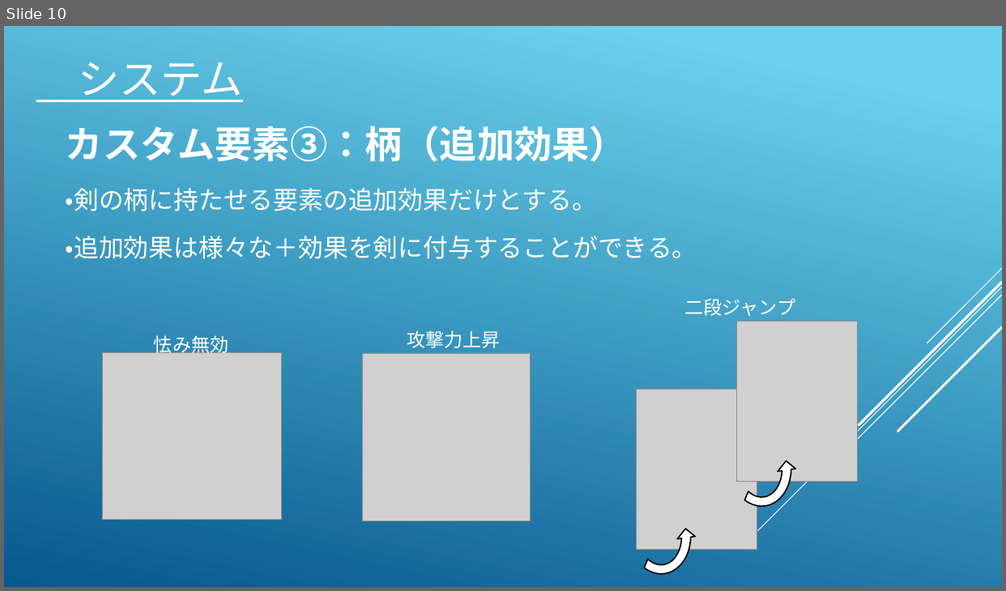
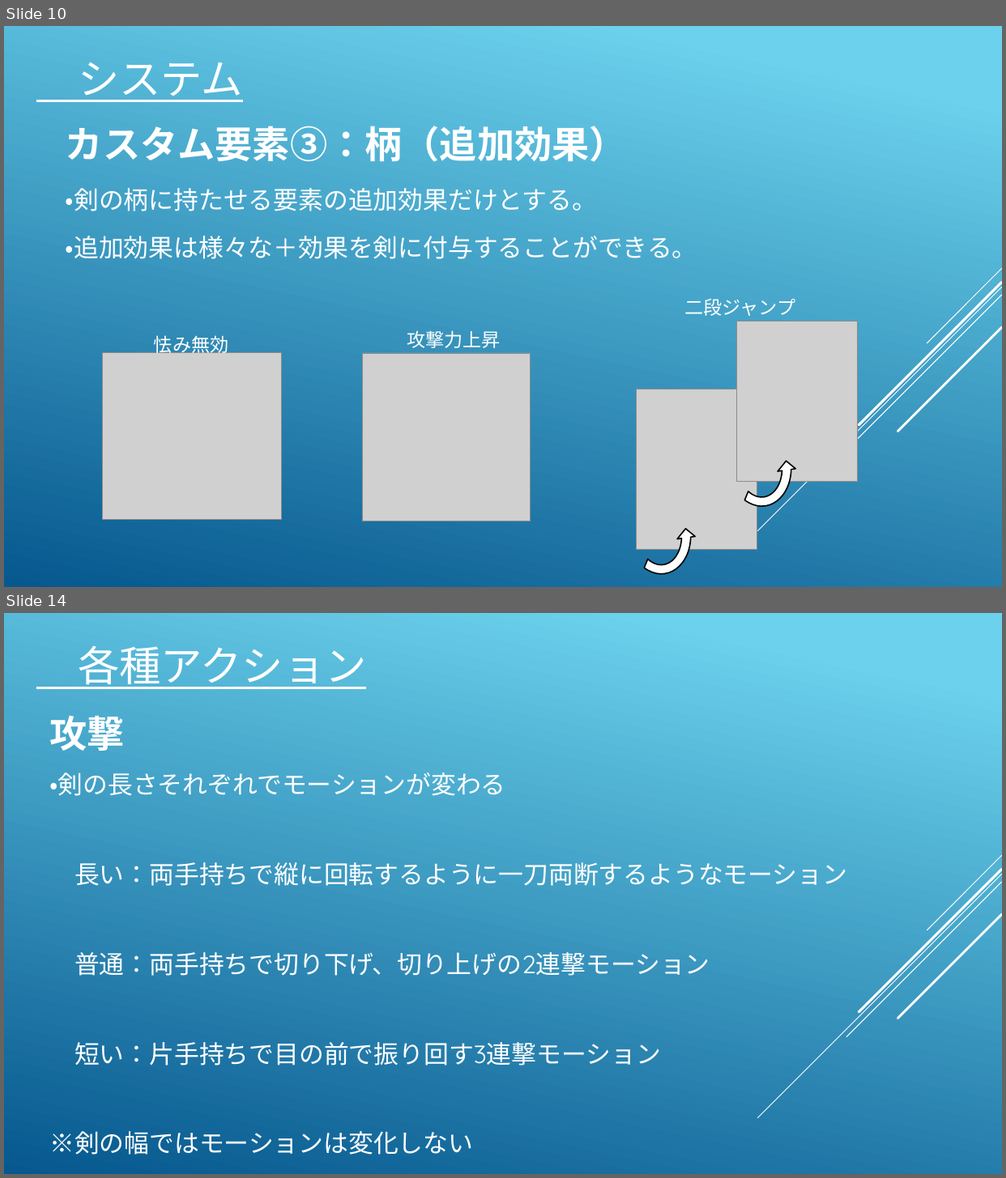
Before and after one commit to koike0723/Aso2020Winter, a slide deck: 企画書.pptx. Shown one above the other, each under a label of ours: slide 10 before the commit, slides 10 and 14 after it; the slides between them are not shown. The pictures are 1006x591 and 1006x1178 pixels, drawn with LibreOffice and Linux fonts; fonts in the diff are those of the drawing; grey boxes stand for pictures. Boxes give left, top, right and bottom in pixels: in the first picture for what was removed or moved away, otherwise in the second. Text is boxed around its words. In the diff, an @@ line names an element or a change of style, - is before the commit and + after.

```diff
--- a/企画書.pptx
+++ b/企画書.pptx
@@ slide 14 added at box(4, 613, 1002, 1174), background gradient #6ED2EB to #06588E; not listed: 5 template elements that a slide beside it also shows @@
@@ text added at box(78, 645, 366, 689), 40 pt, text #FFFFFF, underline @@
+各種アクション
@@ text added at box(49, 716, 124, 751), 36 pt, text #FFFFFF, bold @@
+攻撃
@@ text added at box(49, 773, 847, 1155), 24 pt, text #FFFFFF @@
+・剣の長さそれぞれでモーションが変わる
+長い：両手持ちで縦に回転するように一刀両断するようなモーション
+普通：両手持ちで切り下げ、切り上げの2連撃モーション
+短い：片手持ちで目の前で振り回す3連撃モーション
+※剣の幅ではモーションは変化しない
```
Also in this commit, not shown: 5 slides changed, 7 other slides added, 8 slides removed, 8 other files.
